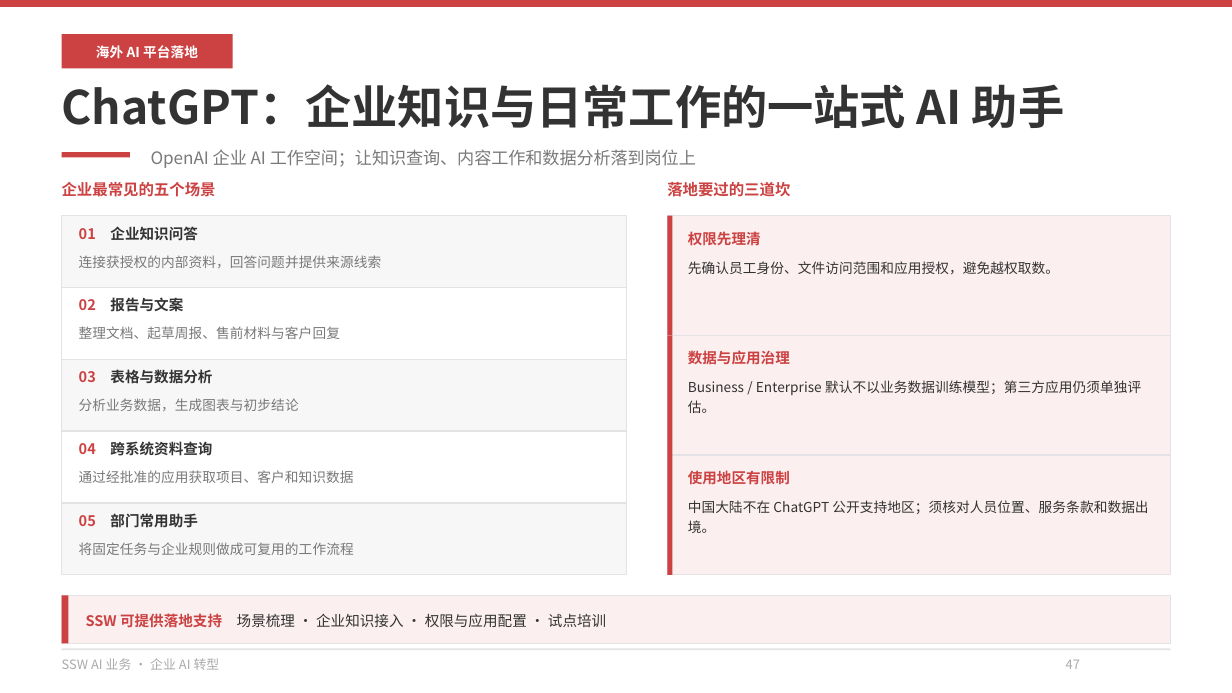
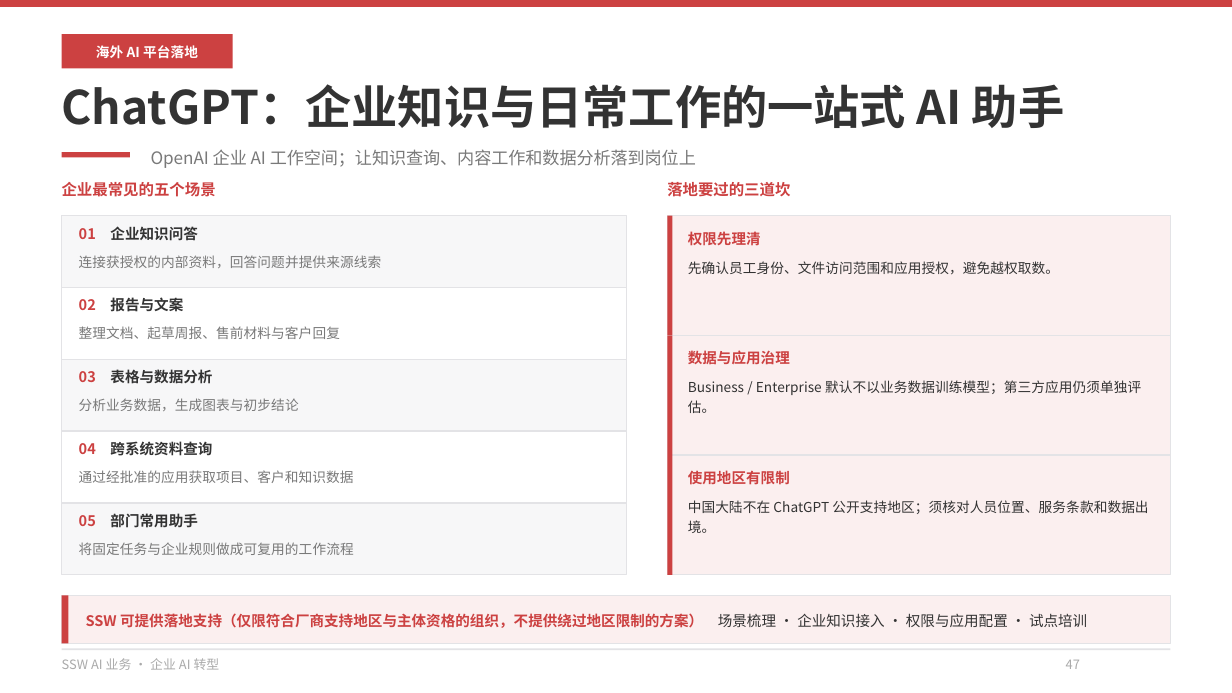
Before and after one commit to hveraus/ssw-business, a slide deck: slide 47 of SSW AI 业务_v2/SSW AI 业务_v3.pptx. Drawn at 1232x693 pixels with LibreOffice and Linux fonts; fonts in the diff are those of the drawing. Boxes give left, top, right and bottom in pixels: in the first picture for what was removed or moved away, otherwise in the second. Text is boxed around its words. In the diff, an @@ line names an element or a change of style, - is before the commit and + after.

Commit message:
第一步：统一收费与安全口径
- P40：去掉代采/代管代付/垫资口径，改为费用直结 + 按驻场人天协助
- P41：带宽费改为付给线路服务商（第三方直付）
- P09：「代采主流模型」改为「模型选型与采购协助」
- P33/P56：删除「标准功能不重复收取软件授权费」，统一为按驻场人天计费
- P59：「都可以写进合同」收敛为「支持写入合同条款与验收清单，以合同约定为准」；「数据不外流」改为「数据去向可确认」
- P47–P49：落地支持加资格边界（不提供绕过地区限制的方案）
- P12：加一期口径桥接注（不等同 P54 完整路径）
- P54：周期注释同步（单场景 2–4 个月 / 供应链约半年 / 完整路径 5–9 个月）

```diff
--- a/SSW AI 业务_v2/SSW AI 业务_v3.pptx
+++ b/SSW AI 业务_v2/SSW AI 业务_v3.pptx
@@ text at (86, 613, 1087, 628): text changed; text colour #333333 to #CC4141; bold on @@
-SSW 可提供落地支持 场景梳理 · 企业知识接入 · 权限与应用配置 · 试点培训
+SSW 可提供落地支持（仅限符合厂商支持地区与主体资格的组织，不提供绕过地区限制的方案） 场景梳理 · 企业知识接入 · 权限与应用配置 · 试点培训
```
Also in this commit, not shown: 10 other slides changed, 1 other file.
